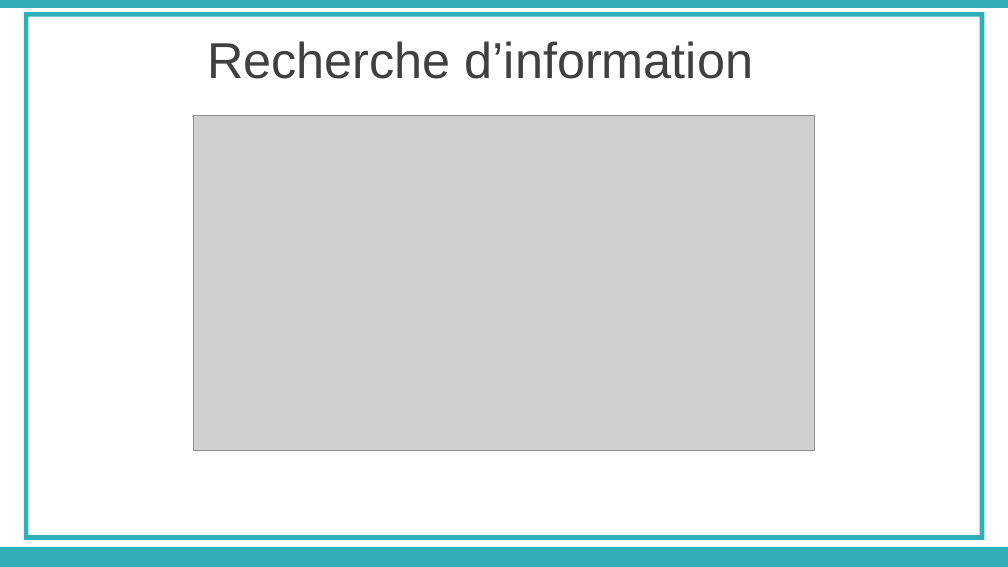
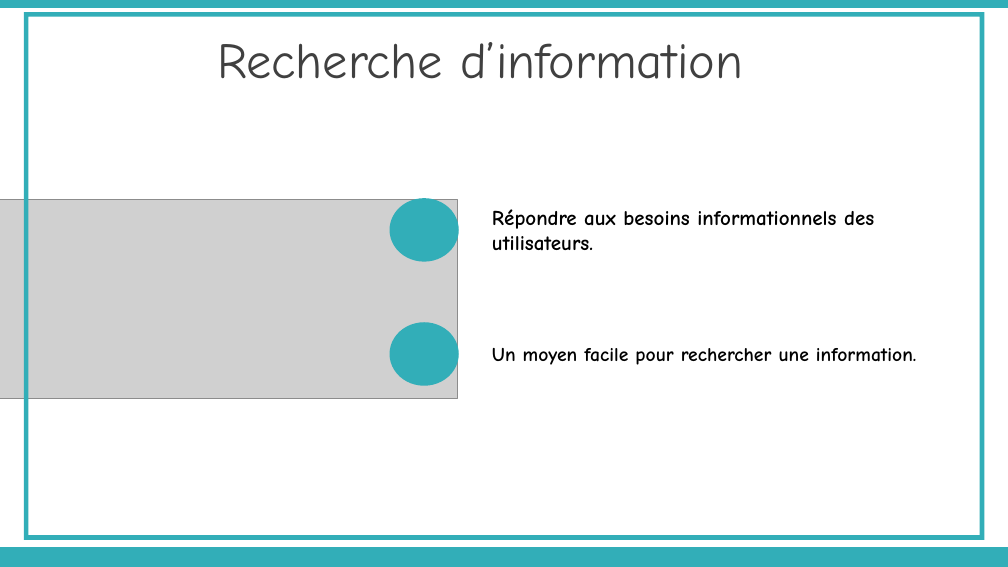
Before and after one commit to rbouadjenek/YouTaQA, a slide deck: slide 10 of Paper/présentation Soutenance Master AGABI & TIDAFI.pptx. Drawn at 1008x567 pixels with LibreOffice and Linux fonts; fonts in the diff are those of the drawing; grey boxes stand for pictures. Boxes give left, top, right and bottom in pixels: in the first picture for what was removed or moved away, otherwise in the second. Text is boxed around its words. In the diff, an @@ line names an element or a change of style, - is before the commit and + after.

```diff
--- a/Paper/présentation Soutenance Master AGABI & TIDAFI.pptx
+++ b/Paper/présentation Soutenance Master AGABI & TIDAFI.pptx
@@ text "Recherche d’information" at bbox=[217, 42, 743, 79]: font Arial to Comic Neue @@
@@ picture: place and size @@
-picture at bbox=[194, 116, 814, 451]
+picture at bbox=[0, 200, 458, 399]
@@ ellipse added at bbox=[389, 199, 459, 262], fill #32AEB8 @@
@@ text added at bbox=[492, 209, 874, 251], 15 pt, text #000000, bold @@
+Répondre aux besoins informationnels des utilisateurs.
@@ ellipse added at bbox=[389, 323, 459, 386], fill #32AEB8 @@
@@ text added at bbox=[492, 348, 917, 365], 14 pt, text #000000, bold @@
+Un moyen facile pour rechercher une information.
```
Also in this commit, not shown: 29 other slides changed, 1 slide added, 1 slide removed, 1 other file.
